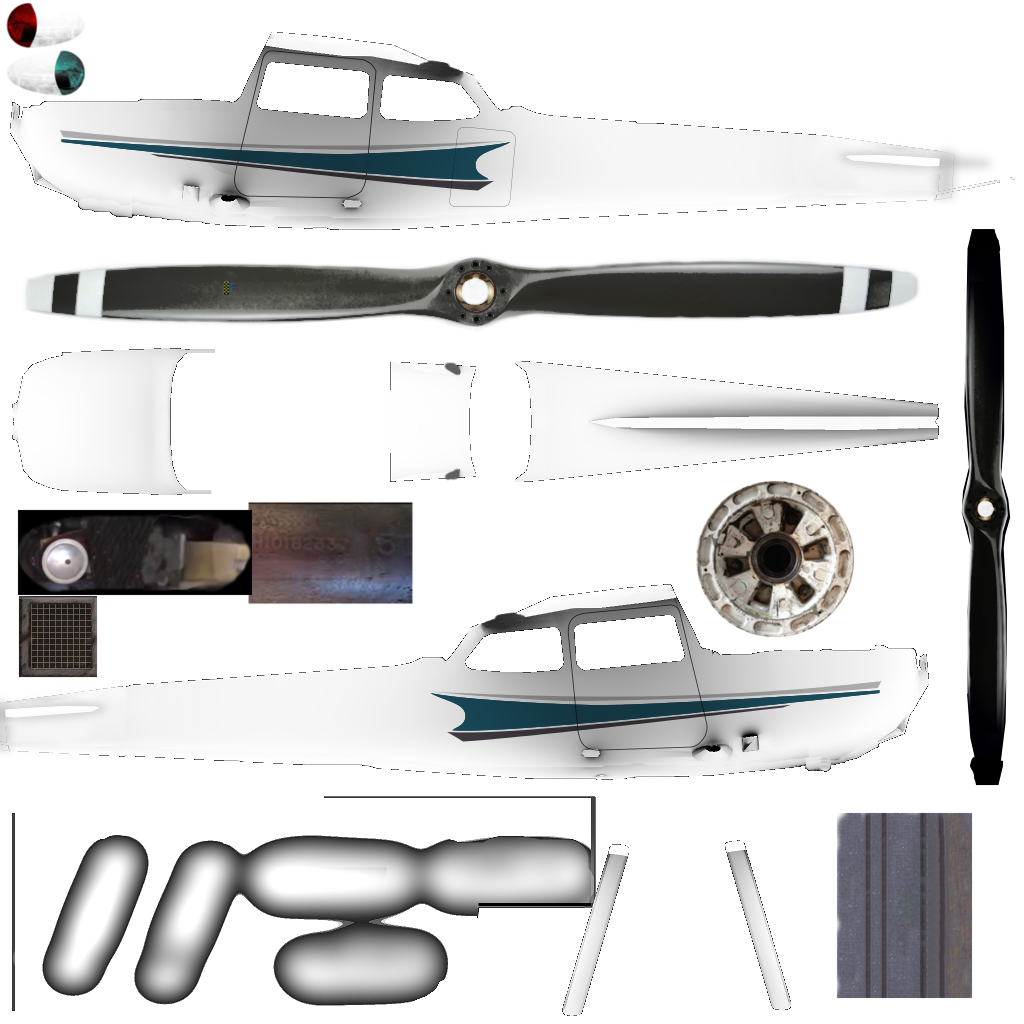
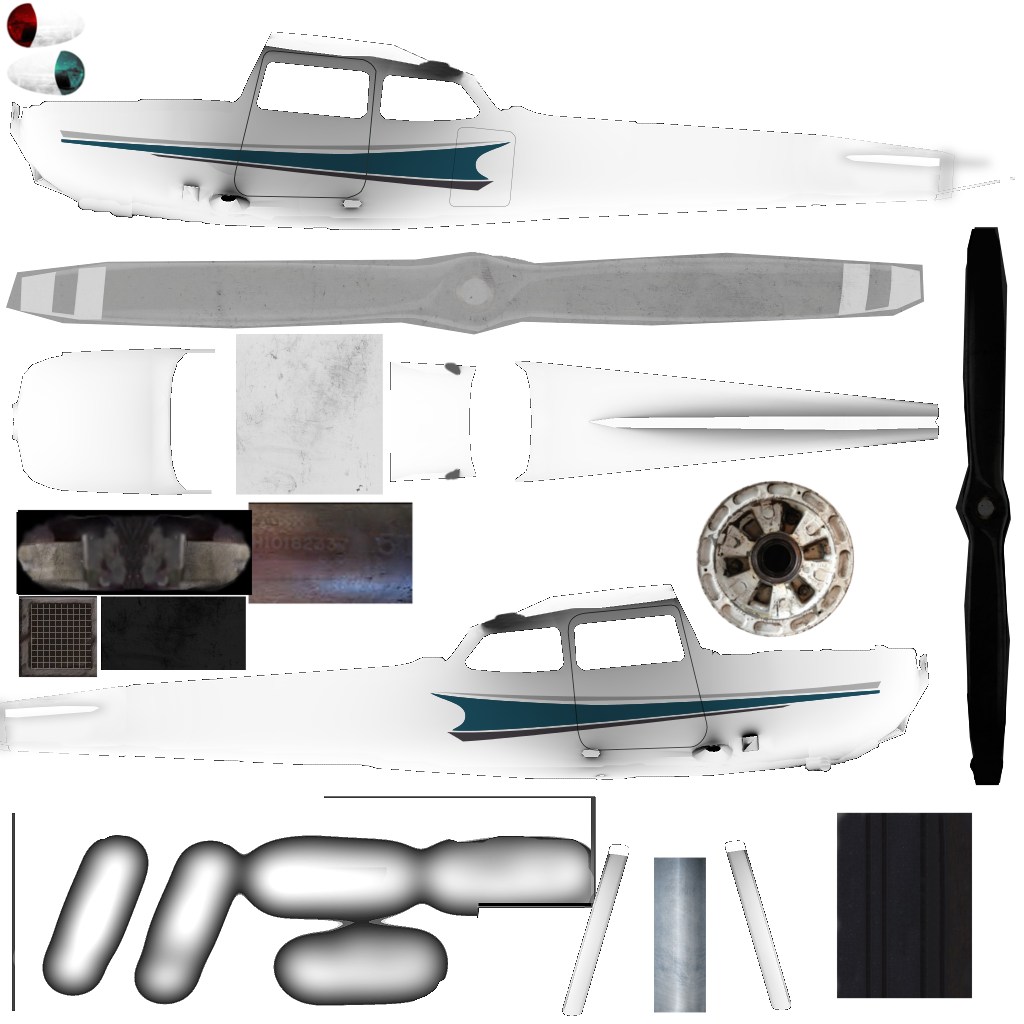
Layers edited between the first and the second 1024×1024 image:
added layer "Clipboard #3" above "height map" over [6, 227, 1011, 1013]
